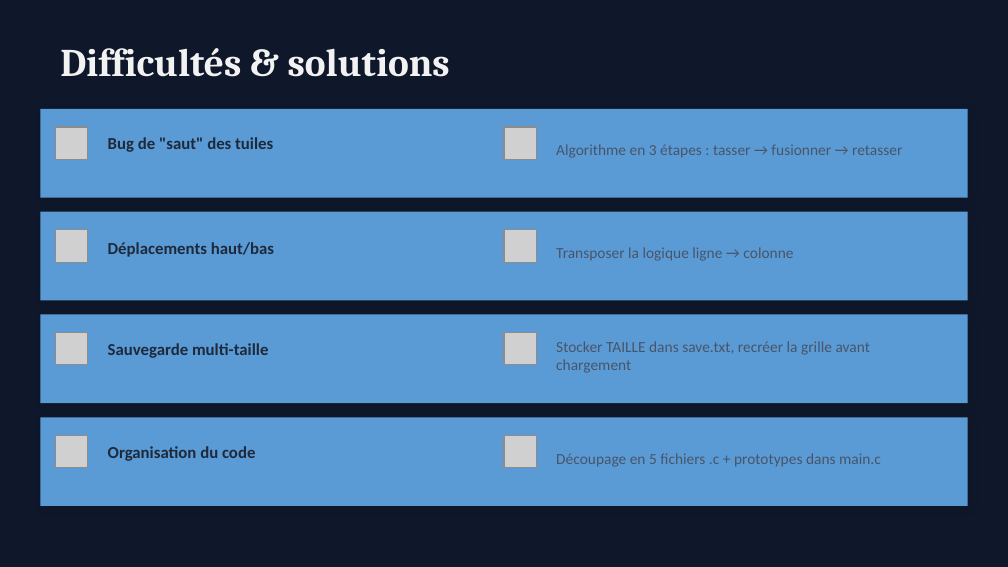
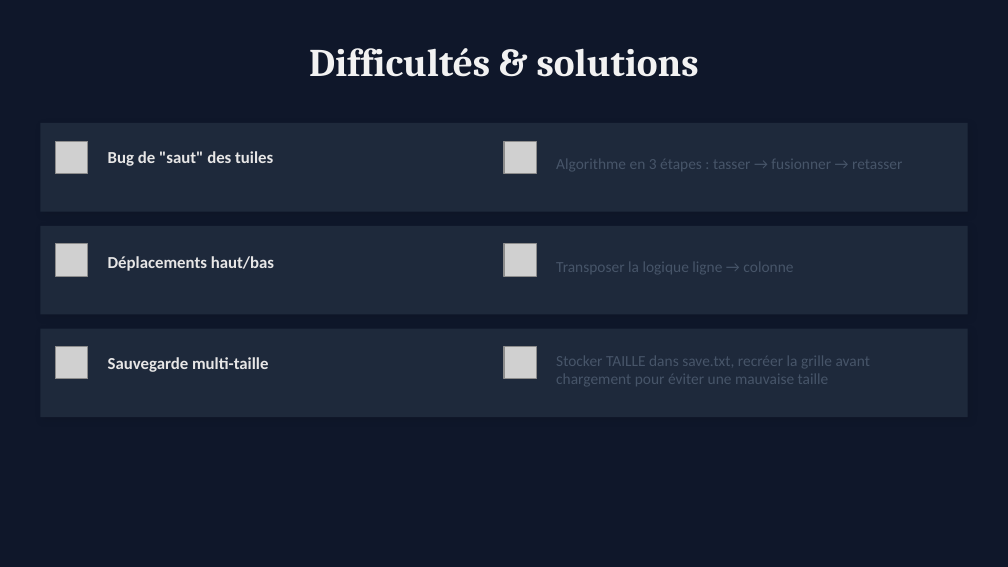
Before and after one commit to Esqaaa/Projet_2048_C, a slide deck: slide 5 of 2048_presentation.pptx. Drawn at 1008x567 pixels with LibreOffice and Linux fonts; fonts in the diff are those of the drawing; grey boxes stand for pictures. Boxes give left, top, right and bottom in pixels: in the first picture for what was removed or moved away, otherwise in the second. Text is boxed around its words. In the diff, an @@ line names an element or a change of style, - is before the commit and + after.

```diff
--- a/2048_presentation.pptx
+++ b/2048_presentation.pptx
@@ text "Difficultés & solutions" at box(309, 48, 699, 77): alignment left to centre @@
@@ 6 pictures, 5 texts, 3 rectangles: place and size @@
-6 pictures, 5 texts, 3 rectangles at box(40, 109, 968, 403)
+6 pictures, 5 texts, 3 rectangles at box(40, 123, 968, 417)
@@ fill #5B9BD5 to #1E293B in 3 elements at box(40, 123, 968, 212), box(40, 226, 968, 314), box(40, 329, 968, 417) @@
@@ text colour #1E293B to #E7E6E6 in 3 elements at box(108, 151, 273, 166), box(108, 256, 274, 271), box(108, 357, 268, 372) @@
@@ text at box(556, 356, 870, 386): text changed @@
-Stocker TAILLE dans save.txt, recréer la grille avant chargement
+Stocker TAILLE dans save.txt, recréer la grille avant chargement pour éviter une mauvaise taille
@@ rectangle removed at box(40, 417, 968, 506) @@
@@ picture removed at box(55, 435, 88, 468) @@
@@ text removed at box(108, 446, 255, 461) @@
-Organisation du code
@@ picture removed at box(504, 435, 536, 468) @@
@@ text removed at box(556, 453, 881, 467) @@
-Découpage en 5 fichiers .c + prototypes dans main.c
```
Also in this commit, not shown: 6 other slides changed, 4 other files.
